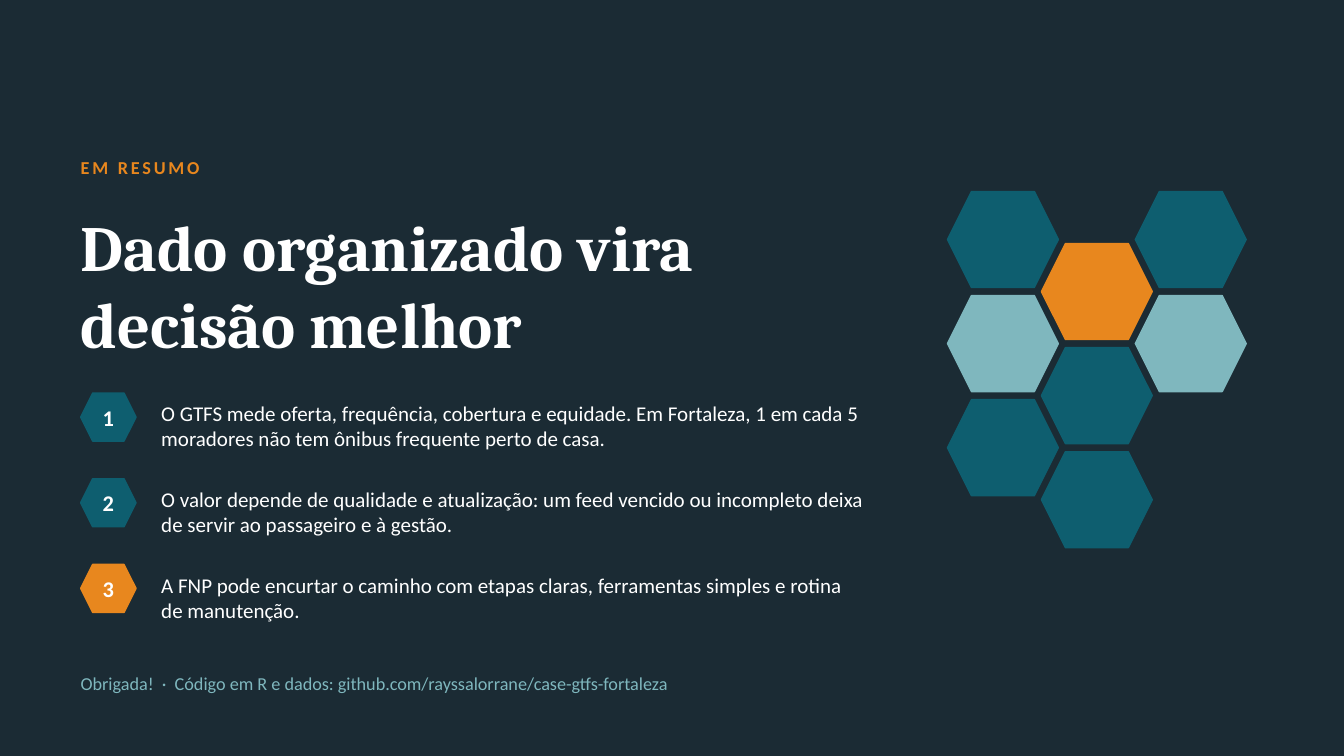
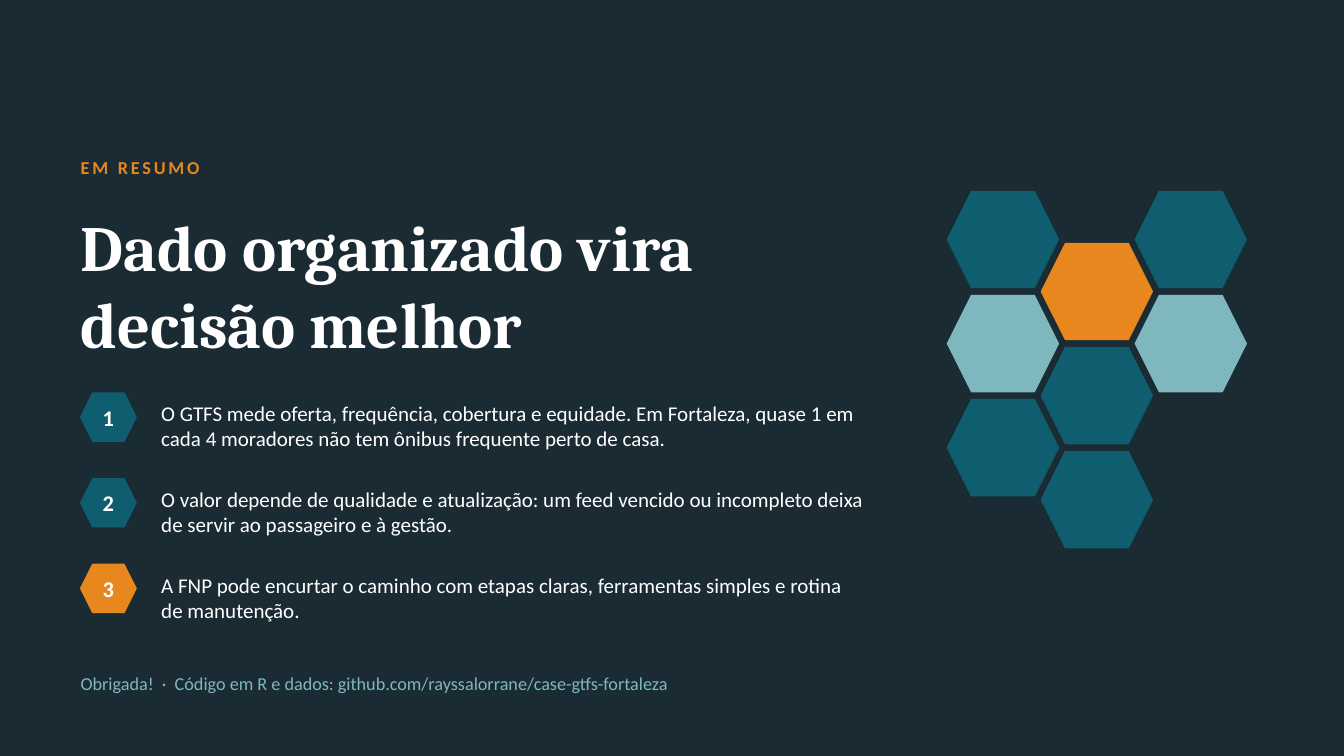
Before and after one commit to rayssalorrane/case-gtfs-fortaleza, a slide deck: slide 13 of docs/apresentacao_case_fnp.pptx. Drawn at 1344x756 pixels with LibreOffice and Linux fonts; fonts in the diff are those of the drawing. Boxes give left, top, right and bottom in pixels: in the first picture for what was removed or moved away, otherwise in the second. Text is boxed around its words. In the diff, an @@ line names an element or a change of style, - is before the commit and + after.

```diff
--- a/docs/apresentacao_case_fnp.pptx
+++ b/docs/apresentacao_case_fnp.pptx
@@ text at box(161, 406, 853, 450): text changed @@
-O GTFS mede oferta, frequência, cobertura e equidade. Em Fortaleza, 1 em cada 5 moradores não tem ônibus frequente perto de casa.
+O GTFS mede oferta, frequência, cobertura e equidade. Em Fortaleza, quase 1 em cada 4 moradores não tem ônibus frequente perto de casa.
```
Also in this commit, not shown: 3 other slides changed, 13 other files.
